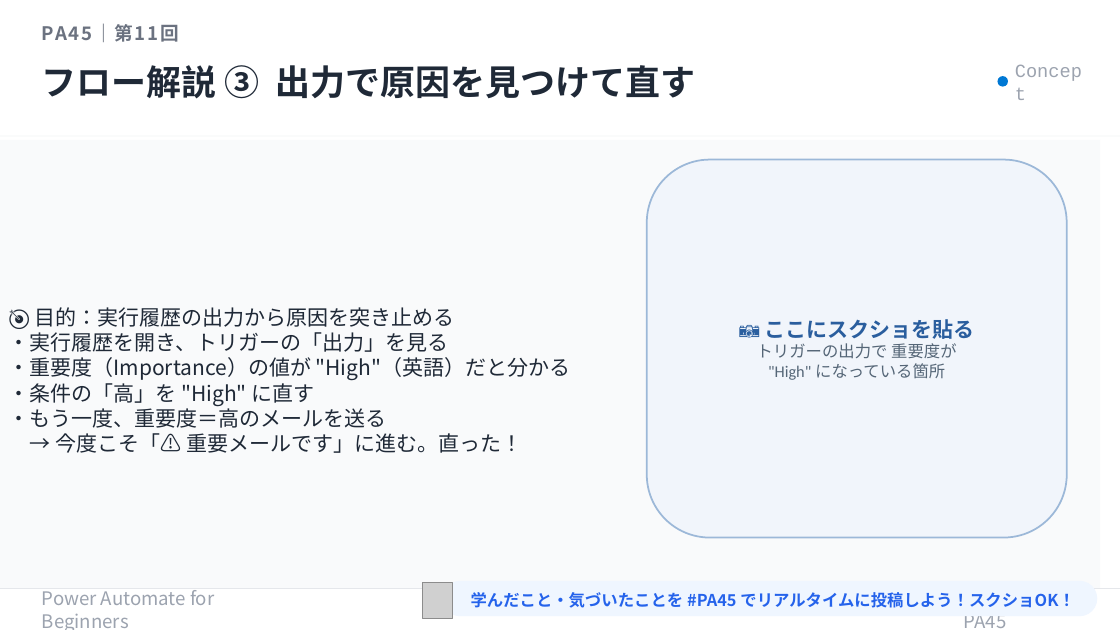
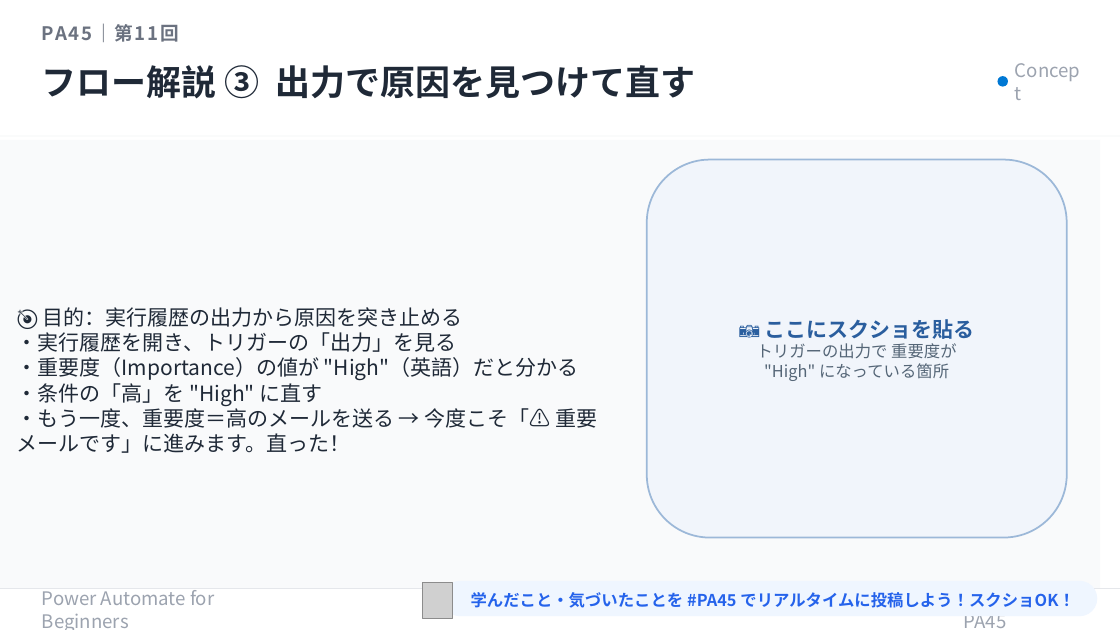
Before and after one commit to Haru-PowerPlatform/pa45, a slide deck: slide 14 of assets/pa45/P011_PA45_RunHistory_20260521.pptx. Drawn at 1120x630 pixels with LibreOffice and Linux fonts; fonts in the diff are those of the drawing; grey boxes stand for pictures. Boxes give left, top, right and bottom in pixels: in the first picture for what was removed or moved away, otherwise in the second. Text is boxed around its words. In the diff, an @@ line names an element or a change of style, - is before the commit and + after.

```diff
--- a/assets/pa45/P011_PA45_RunHistory_20260521.pptx
+++ b/assets/pa45/P011_PA45_RunHistory_20260521.pptx
@@ text "Concept" at (1015,69,1086,93): font Courier New to Noto Sans CJK JP @@
@@ rounded rectangle "📷 ここにスクショを貼る" at (647,160,1067,538): font Calibri to Noto Sans CJK JP @@
@@ text "🎯 目的：実行履歴の出力から原因を突き止める": place and size @@
-text "🎯 目的：実行履歴の出力から原因を突き止める" at (9,307,571,453)
+text "🎯 目的：実行履歴の出力から原因を突き止める" at (17,307,597,453)
@@ text at (43,307,463,327): more space between paragraphs @@
@@ text at (17,405,597,453): text changed @@
-・もう一度、重要度＝高のメールを送る
-→ 今度こそ「⚠️ 重要メールです」に進む。直った！
+・もう一度、重要度＝高のメールを送る → 今度こそ「⚠️ 重要メールです」に進みます。直った！
```
Also in this commit, not shown: 14 other slides changed.
